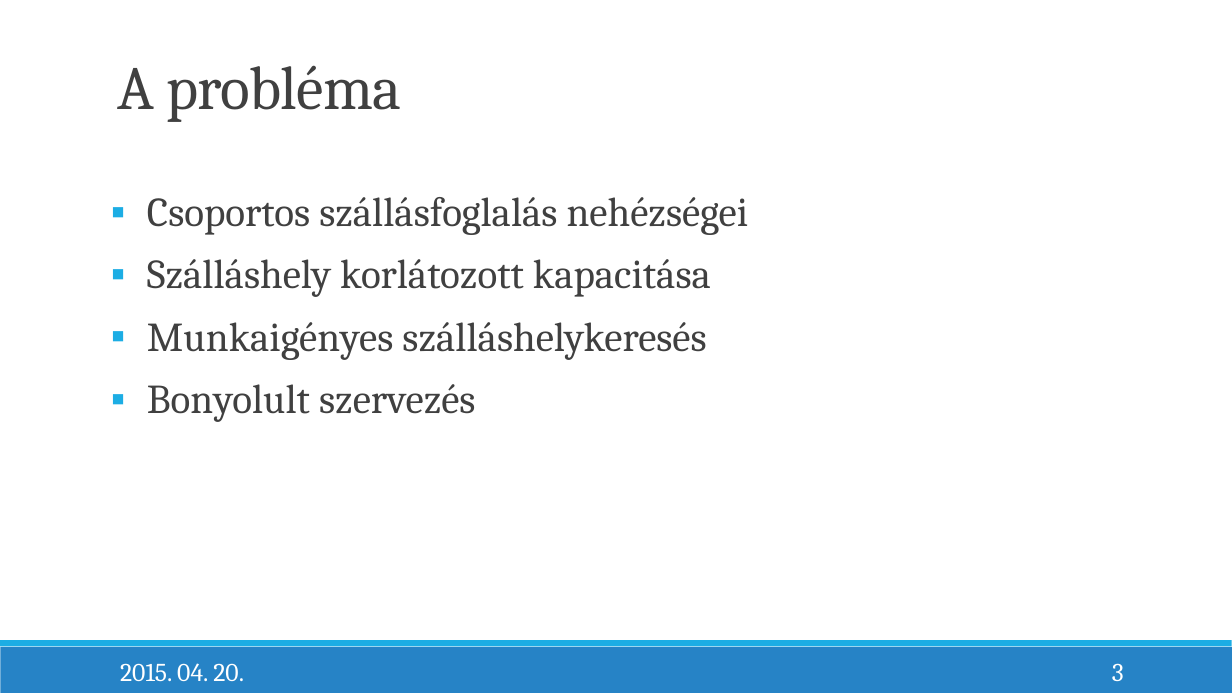
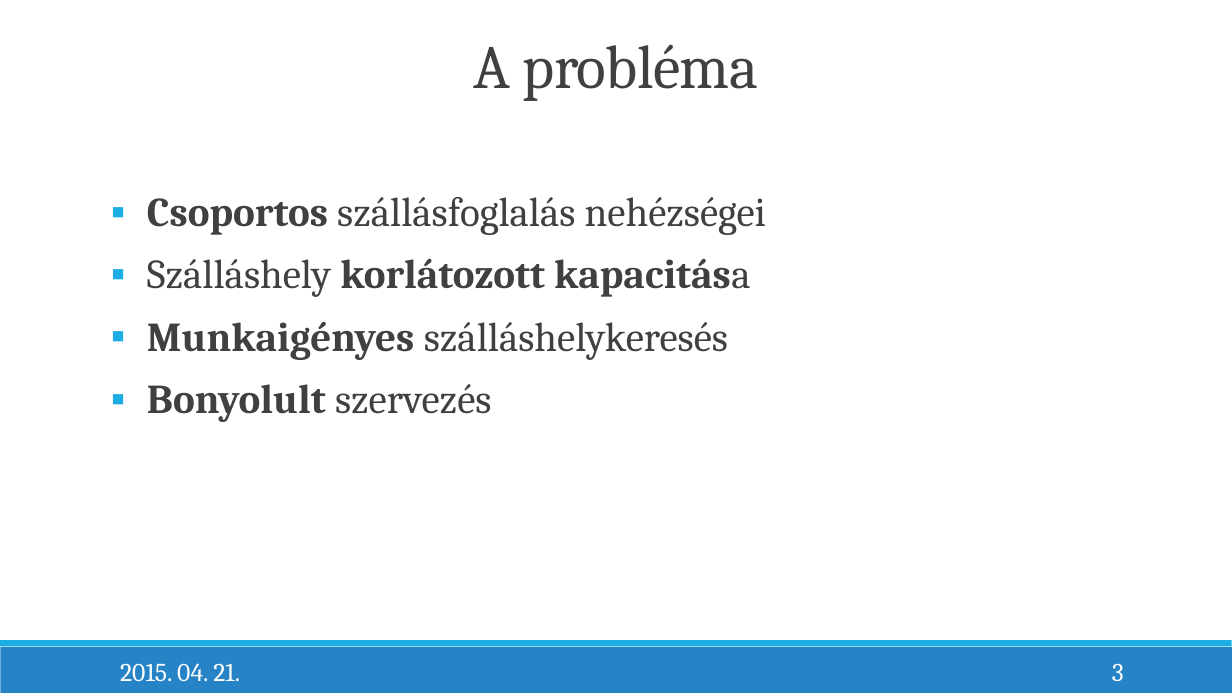
Before and after one commit to bearlysophisticated/thesis, a slide deck: slide 3 of Presentation/RozsenichBalázs_SzakdolgozatVédésPrezentáció.pptx. Drawn at 1232x693 pixels with LibreOffice and Linux fonts; fonts in the diff are those of the drawing. Boxes give left, top, right and bottom in pixels: in the first picture for what was removed or moved away, otherwise in the second. Text is boxed around its words. In the diff, an @@ line names an element or a change of style, - is before the commit and + after.

```diff
--- a/Presentation/RozsenichBalázs_SzakdolgozatVédésPrezentáció.pptx
+++ b/Presentation/RozsenichBalázs_SzakdolgozatVédésPrezentáció.pptx
@@ title "A probléma": place and size @@
-title "A probléma" at (117,65,401,122)
+title "A probléma" at (474,44,758,101)
@@ title "A probléma" at (474,44,758,101): alignment left to centre @@
@@ text "Csoportos szállásfoglalás nehézségei" at (147,197,767,422): bold on in "Csoportos", "korlátozott kapacitása", "Munkaigényes", "Bonyolult" @@
@@ text at (120,663,240,681): text changed @@
-2015. 04. 20.
+2015. 04. 21.
```
Also in this commit, not shown: 9 other slides changed, 2 slides added, 22 other files.
